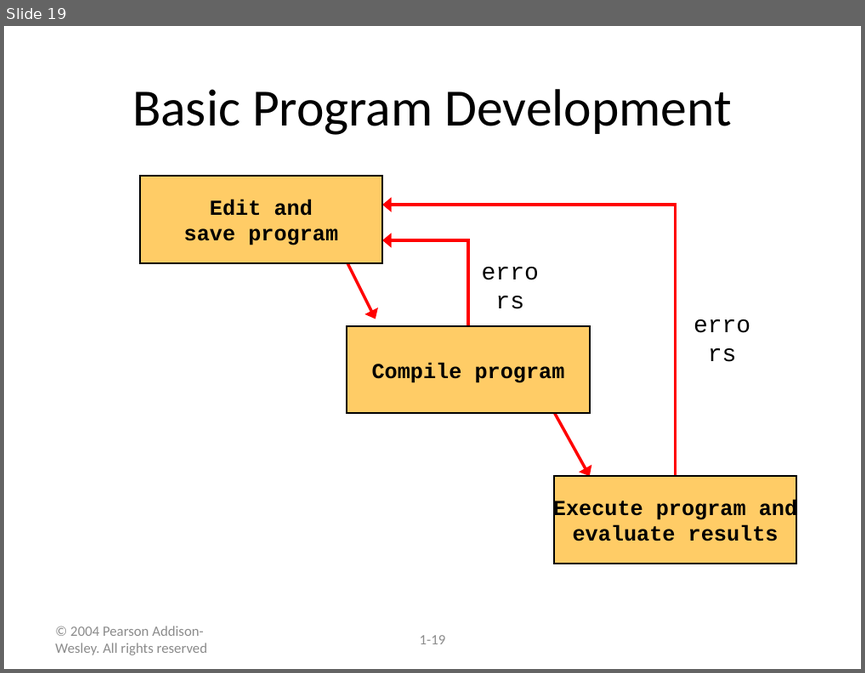
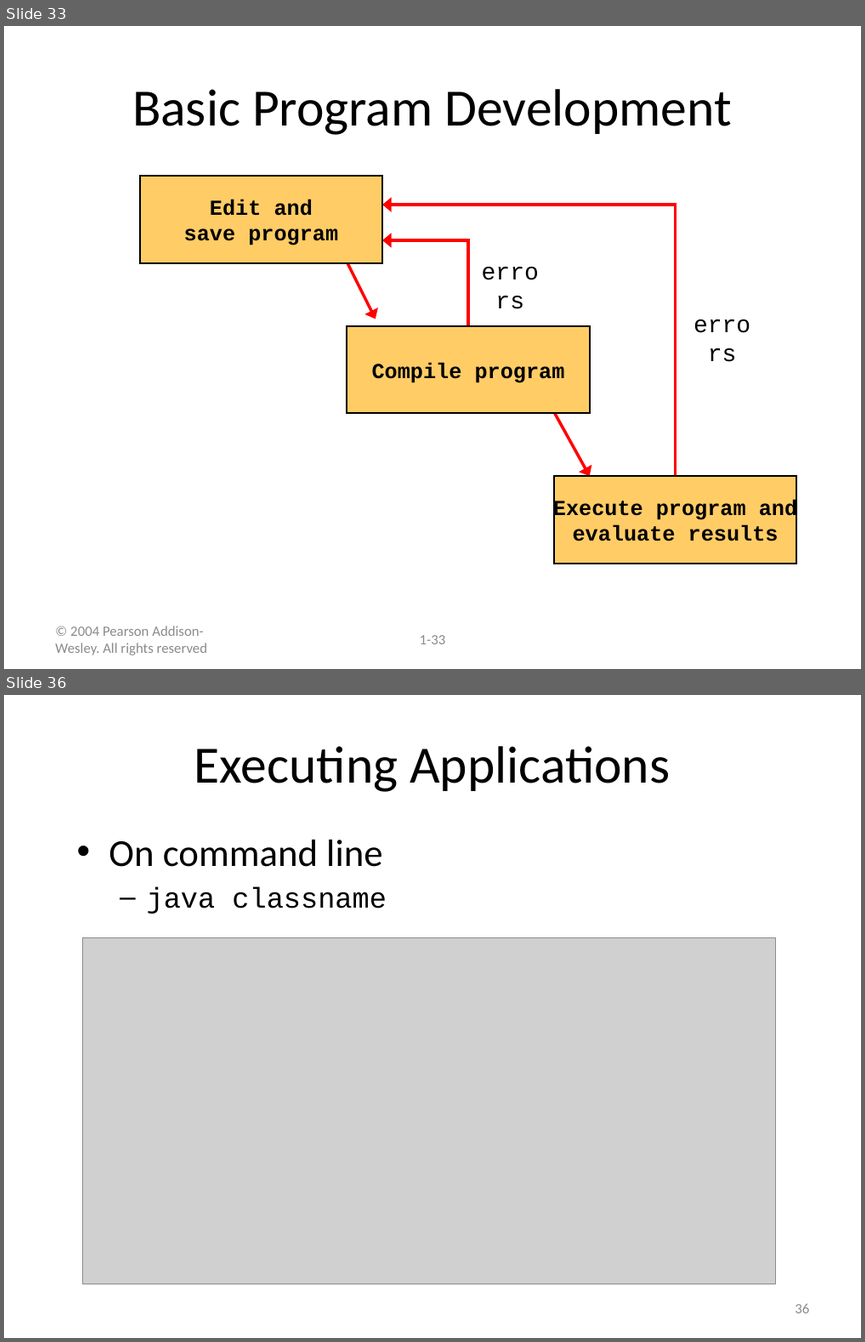
Before and after one commit to kchhipa4u/core-java-step-by-step, a slide deck: src/introduction/introductiontojava.pptx. Shown one above the other, each under a label of ours: slide 19 before the commit, slides 33 and 36 after it; the slides between them are not shown. The pictures are 865x673 and 865x1342 pixels, drawn with LibreOffice and Linux fonts; fonts in the diff are those of the drawing; grey boxes stand for pictures. Boxes give left, top, right and bottom in pixels: in the first picture for what was removed or moved away, otherwise in the second. Text is boxed around its words. In the diff, an @@ line names an element or a change of style, - is before the commit and + after.

```diff
--- a/src/introduction/introductiontojava.pptx
+++ b/src/introduction/introductiontojava.pptx
@@ slide 36 added at [4, 695, 861, 1338], background #FFFFFF @@
@@ title added at [194, 746, 670, 792], 44 pt, text #000000 @@
+Executing Applications
@@ text added at [109, 839, 386, 913], 32 pt, text #000000 @@
+• On command line
+  – java classname
@@ picture added at [83, 937, 775, 1283] @@
@@ page number added at [794, 1304, 809, 1313], 12 pt, text #8C8C8C @@
+36
@@ what was slide 19 is now slide 33 @@
@@ page number at [420, 635, 446, 644]: text changed @@
-1-19
+1-33
```
Also in this commit, not shown: 1 slide changed, 16 other slides added.
